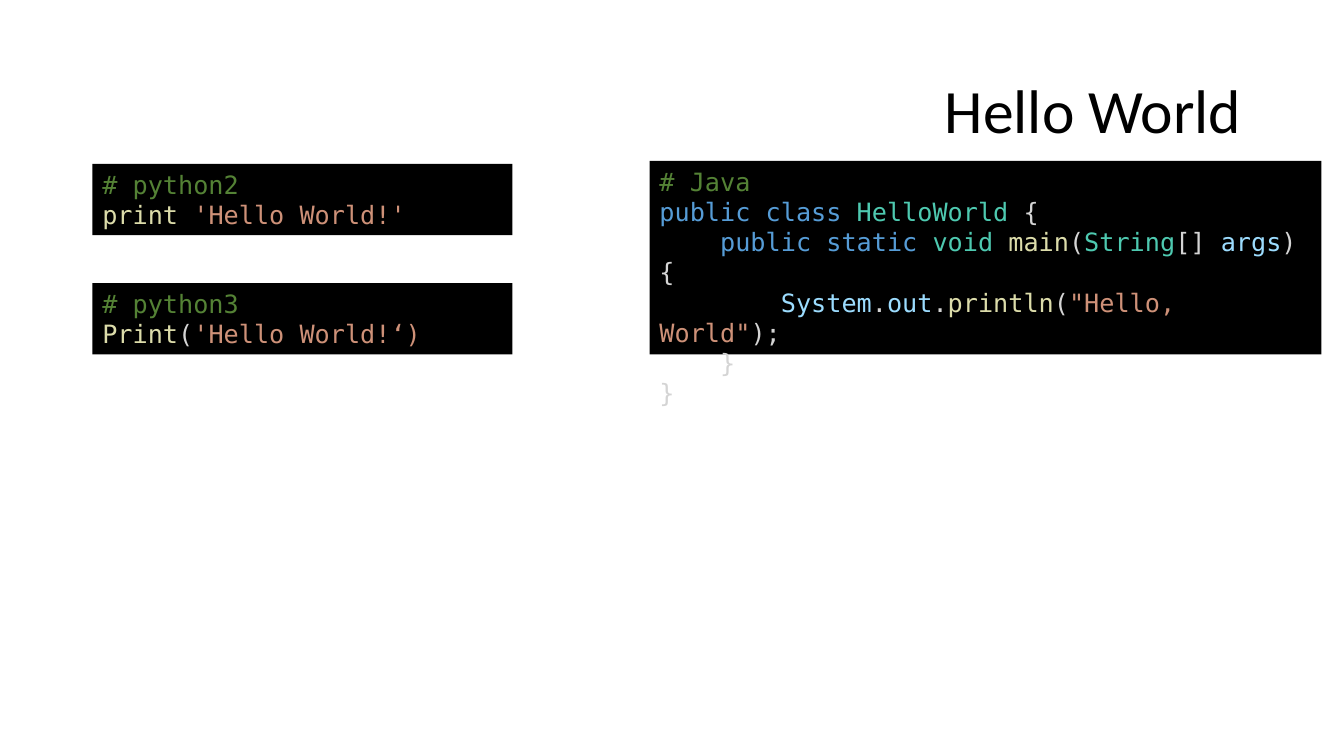
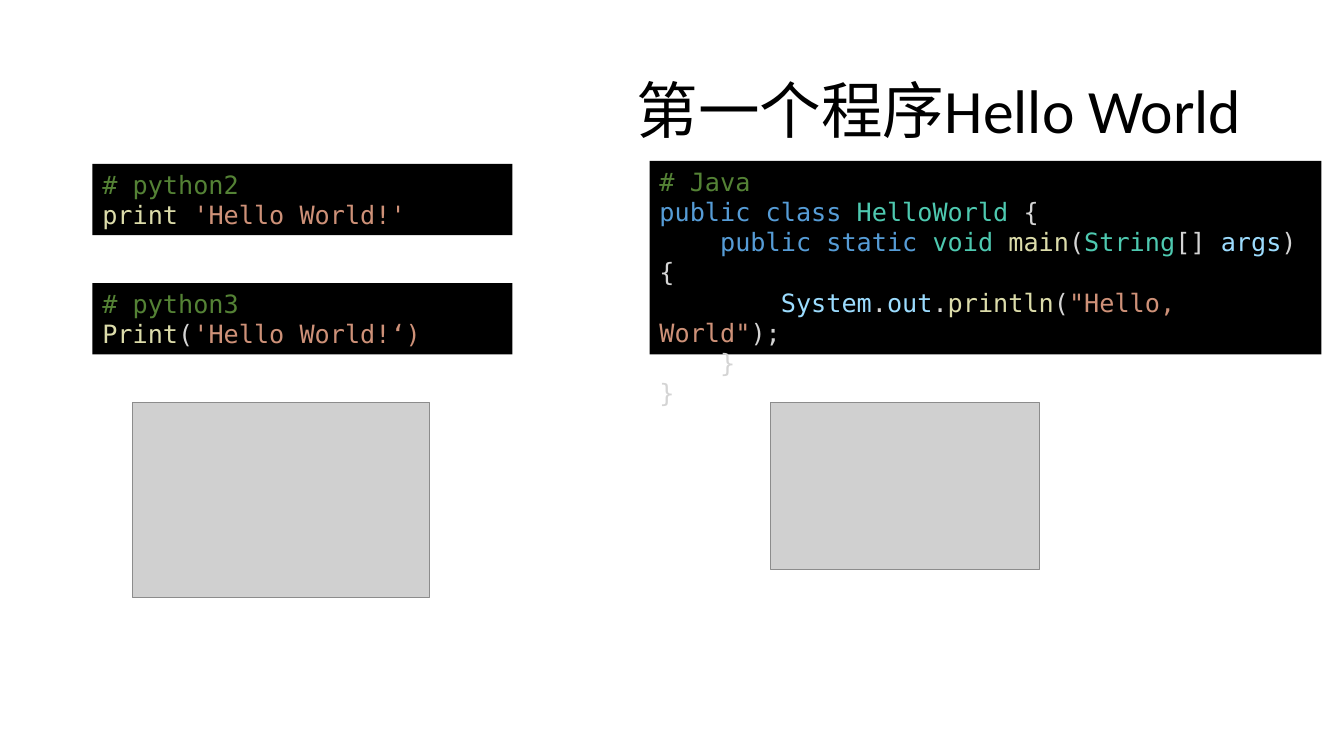
Before and after one commit to alexluliu/python101, a slide deck: slide 9 of 1/class 1.pptx. Drawn at 1344x756 pixels with LibreOffice and Linux fonts; fonts in the diff are those of the drawing; grey boxes stand for pictures; background and template pictures are left out. Boxes give left, top, right and bottom in pixels: in the first picture for what was removed or moved away, otherwise in the second. Text is boxed around its words. In the diff, an @@ line names an element or a change of style, - is before the commit and + after.

```diff
--- a/1/class 1.pptx
+++ b/1/class 1.pptx
@@ title at box(637, 81, 1241, 138): text changed @@
-Hello World
+第一个程序Hello World
@@ picture added at box(132, 402, 430, 598) @@
@@ picture added at box(770, 402, 1040, 570) @@
```
Also in this commit, not shown: 9 other slides changed, 1 other file.
